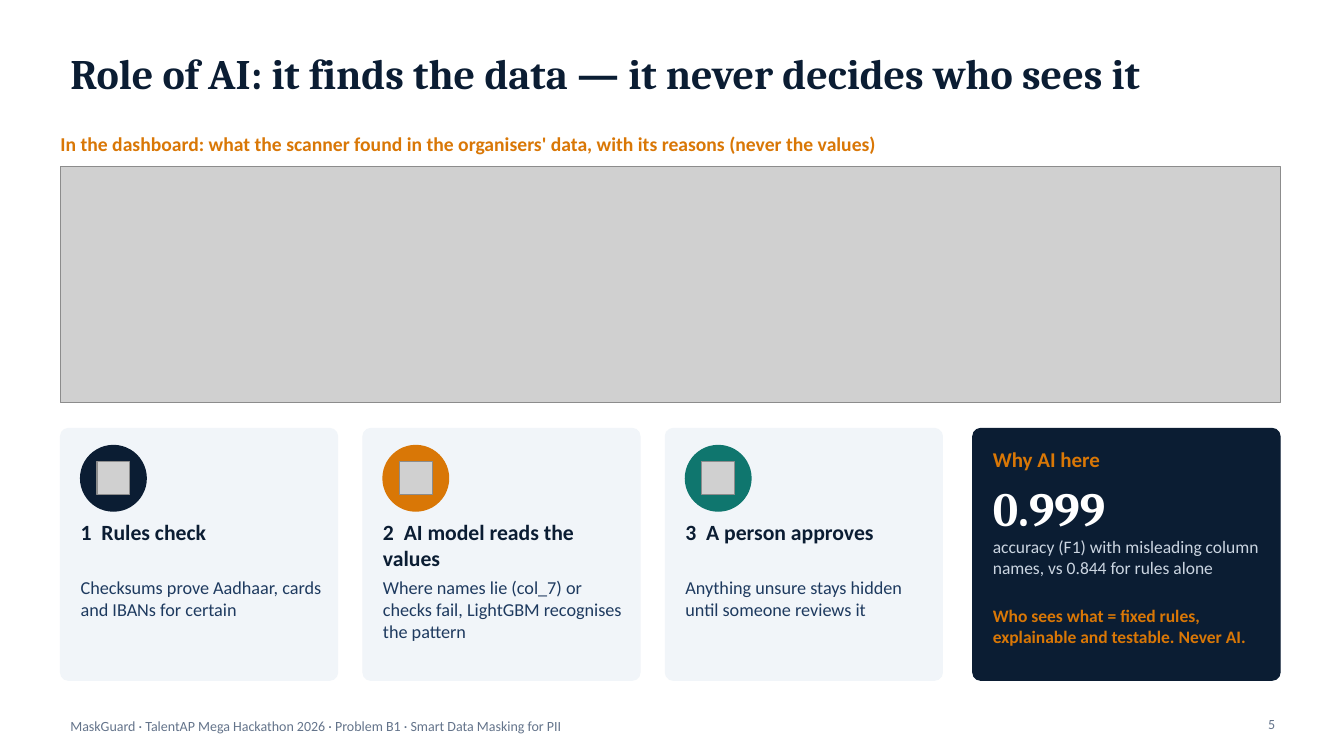
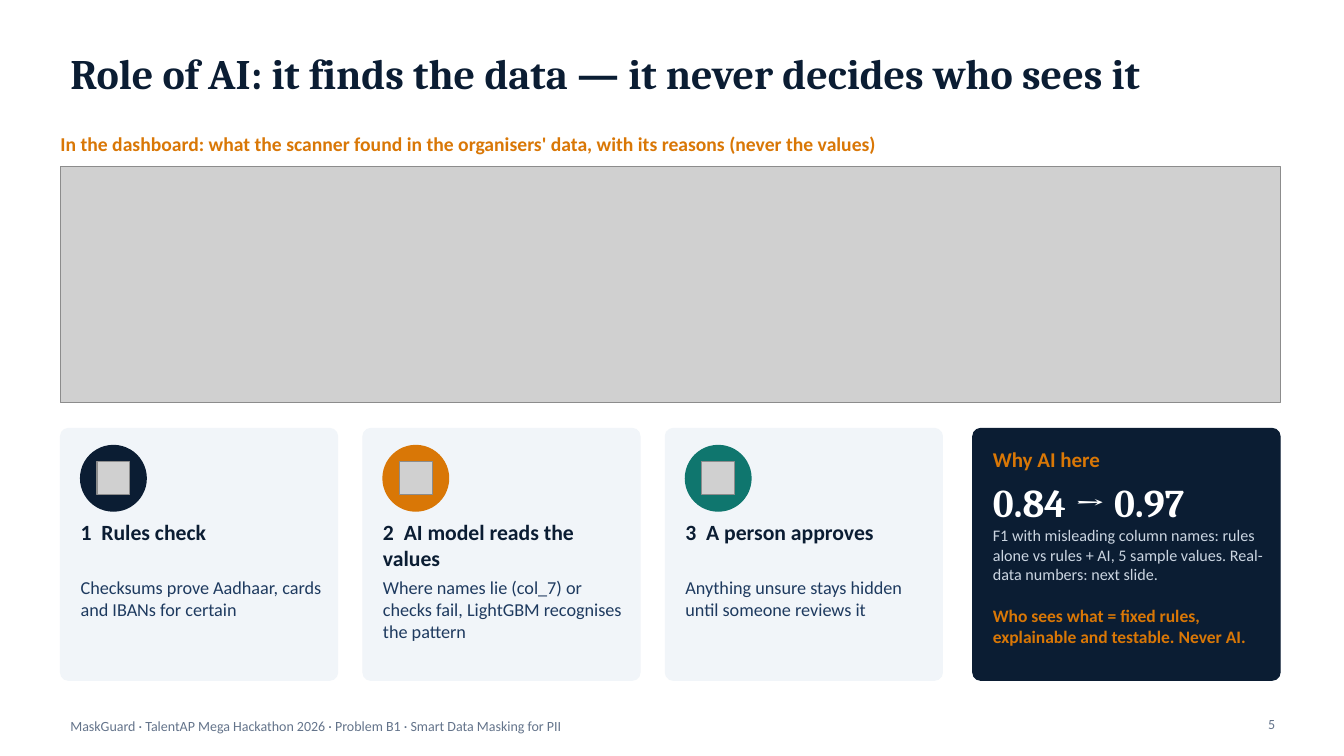
Before and after one commit to hotaro6754/mask, a slide deck: slide 5 of docs/MaskGuard_Final_Deck.pptx. Drawn at 1344x756 pixels with LibreOffice and Linux fonts; fonts in the diff are those of the drawing; grey boxes stand for pictures; background and template pictures are left out. Boxes give left, top, right and bottom in pixels: in the first picture for what was removed or moved away, otherwise in the second. Text is boxed around its words. In the diff, an @@ line names an element or a change of style, - is before the commit and + after.

```diff
--- a/docs/MaskGuard_Final_Deck.pptx
+++ b/docs/MaskGuard_Final_Deck.pptx
@@ text at box(993, 490, 1263, 580): text changed; size 12.5 to 11.5 pt @@
-0.999
-accuracy (F1) with misleading column names, vs 0.844 for rules alone
+0.84 → 0.97
+F1 with misleading column names: rules alone vs rules + AI, 5 sample values. Real-data numbers: next slide.
```
Also in this commit, not shown: 1 other slide changed, 1 slide added, 3 other files.
